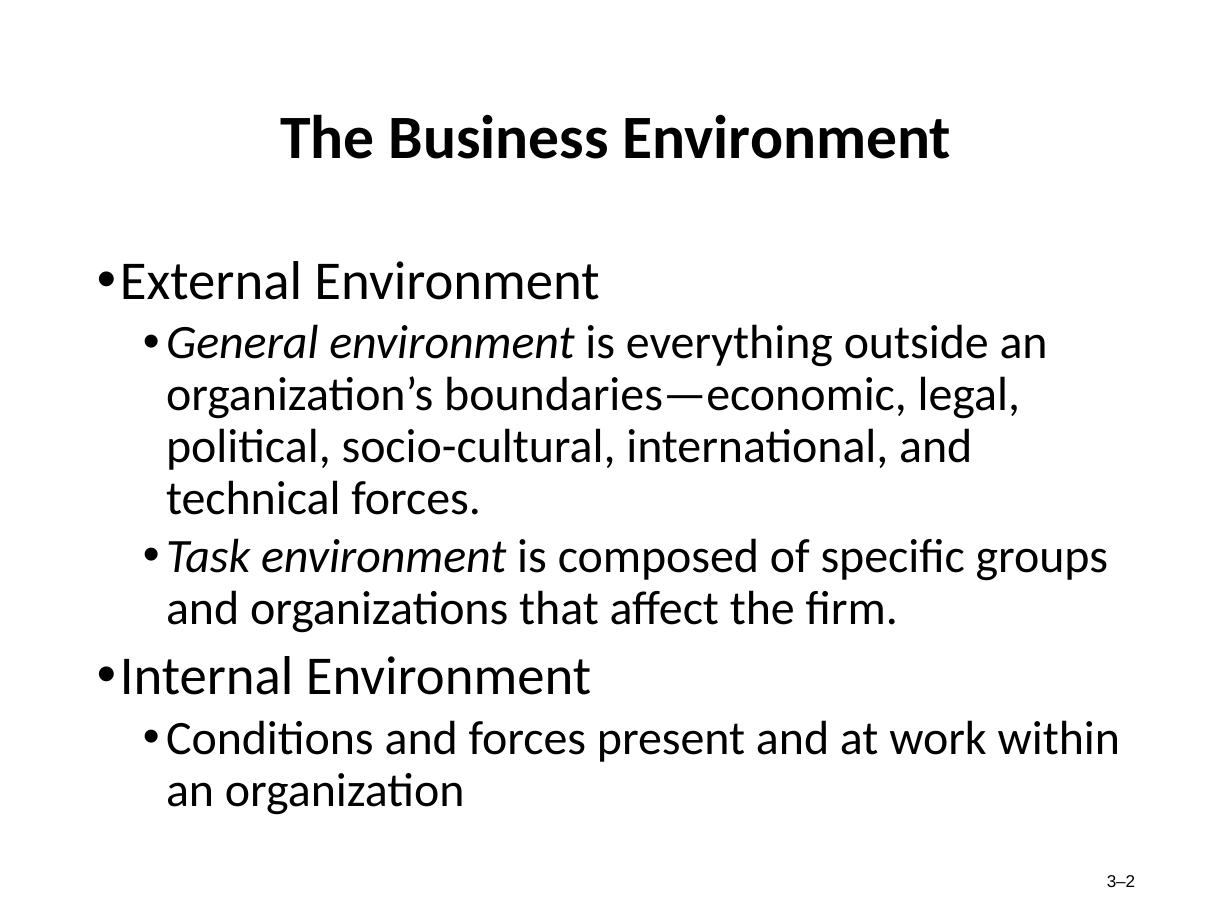
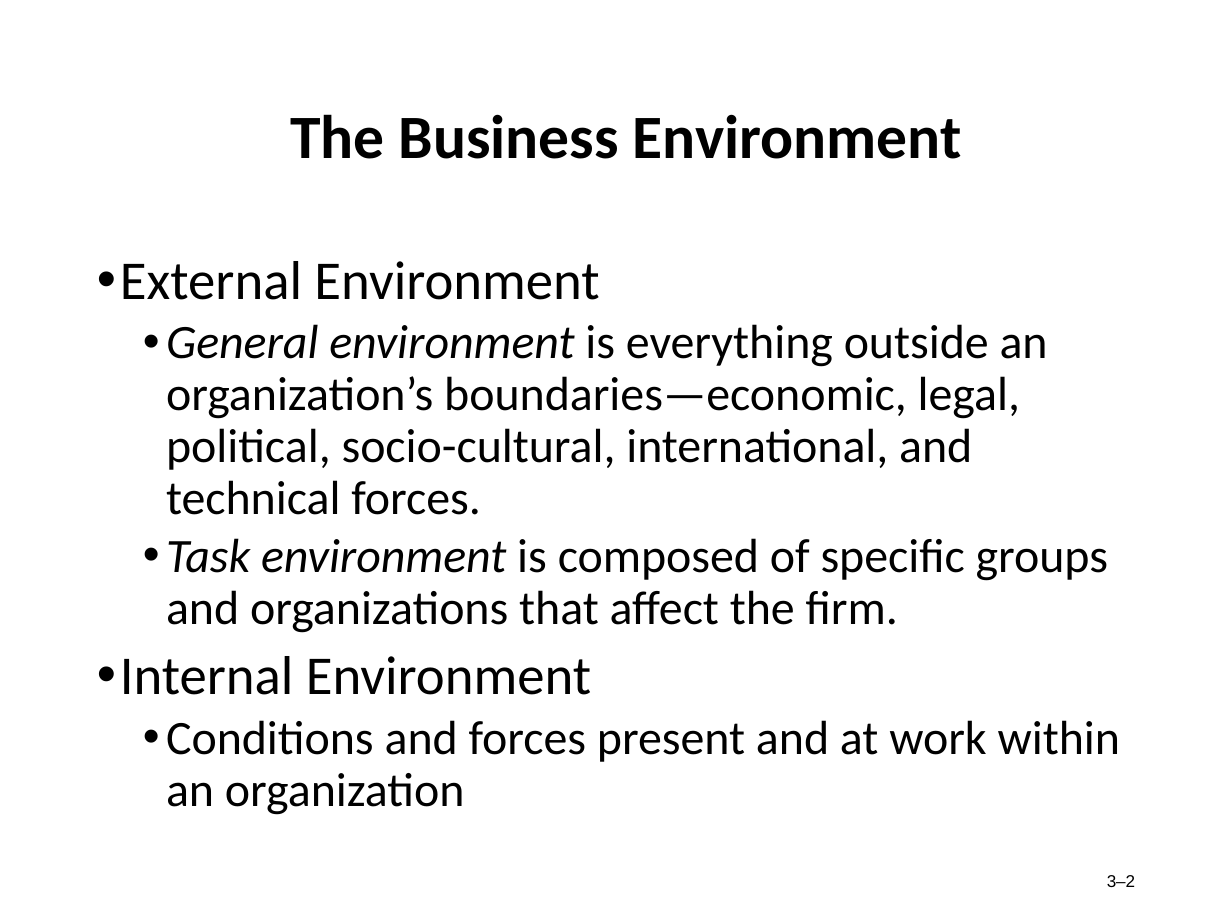
Before and after one commit to AbdullahRFA/3_2_ALL_Resources, a slide deck: slide 2 of Management & Accounting /Management/Chapter-3 (MGT).ppt. Drawn at 1232x924 pixels with LibreOffice and Linux fonts; fonts in the diff are those of the drawing. Boxes give left, top, right and bottom in pixels: in the first picture for what was removed or moved away, otherwise in the second. Text is boxed around its words. In the diff, an @@ line names an element or a change of style, - is before the commit and + after.

```diff
--- a/Management & Accounting /Management/Chapter-3 (MGT).ppt
+++ b/Management & Accounting /Management/Chapter-3 (MGT).ppt
@@ title "The Business Environment" moved from (x1=280, y1=114, x2=952, y2=159) to (x1=290, y1=114, x2=962, y2=159) @@
```
Also in this commit, not shown: 3 other slides changed, 5 other files.
